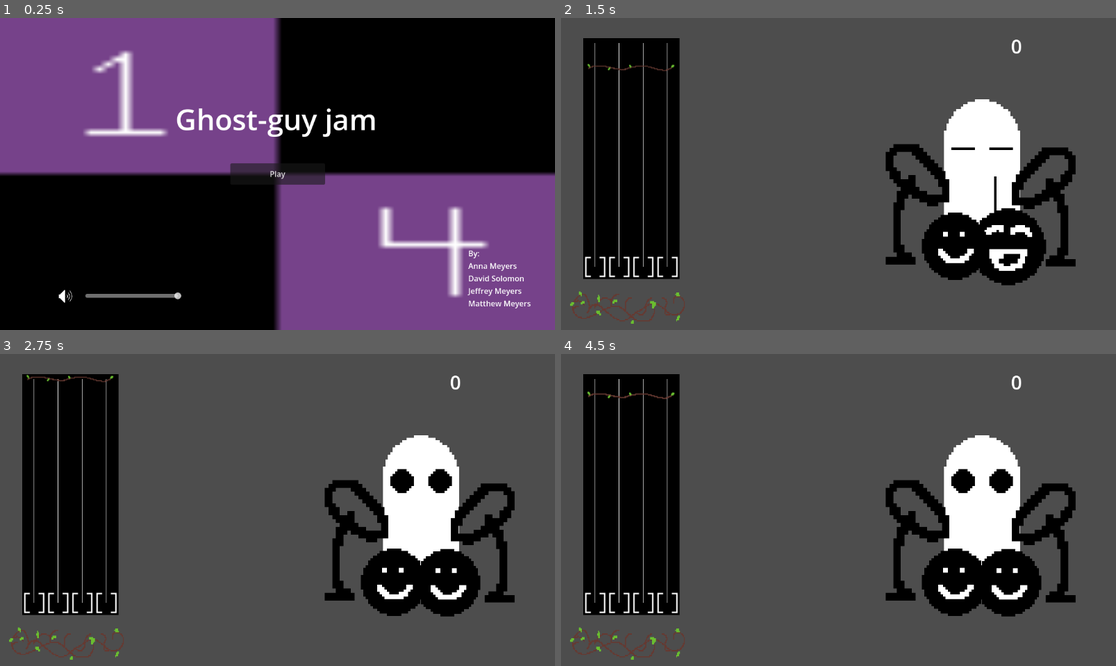
Above: before the commit, frames 1-4 (two rows, left to right).
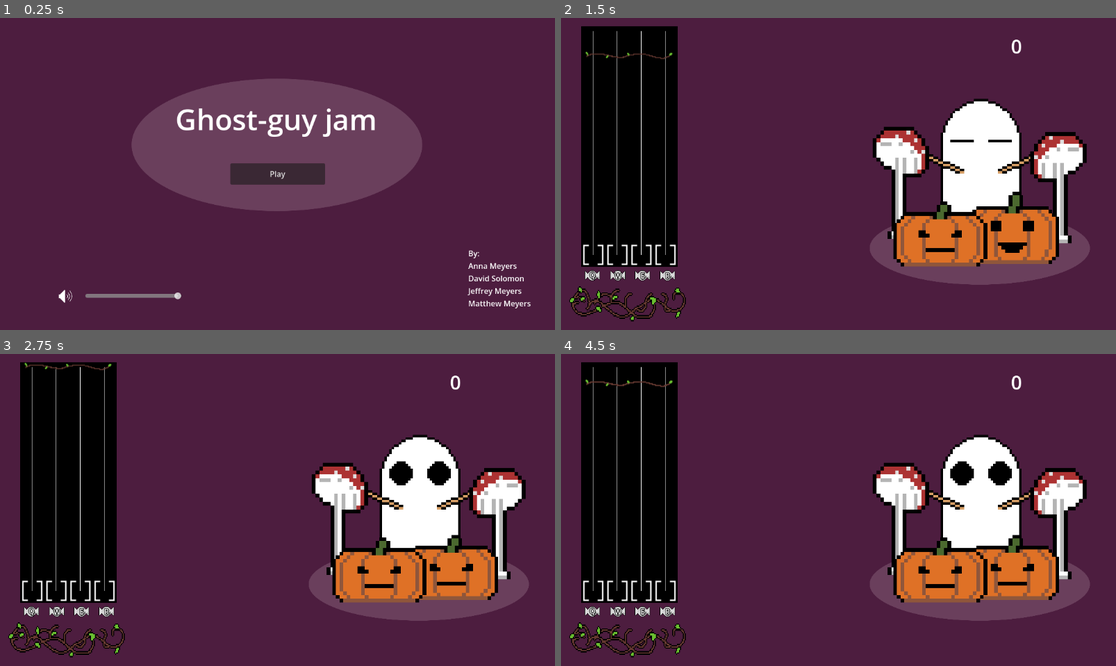
Above: after the commit, the same moments.

Repository: DarthObsidian/Jam
Game: Godot game, scene res://scenes/menu.tscn
Same seed, same stepped clock (60 frames per second), same inputs: the game is played once before the commit and once after it. Sound files missing from this copy of the repository are replaced by a short silence.
Inputs:
- Up to frame 1 (0.25 s): no input
- Up to frame 2 (1.5 s): click "Play" at 0.5 s; hold E (mid-right) from 1.28 s (still down)
- Up to frame 3 (2.75 s): release E (mid-right) at 2.03 s; hold Q (left) from 2.03 s (still down)
- Up to frame 4 (4.5 s): tap Enter at 2.75 s; release Q (left) at 2.78 s; hold E (mid-right) 2.78-4.25 s; click "Play Again" at 4.25 s

The runs differ from the first frame. In frame 1, 98% of the frame differs, in the area x 0-100%, y 0-100%; in frame 2, 84%; in frame 3, 85%; in frame 4, 85%.

Commit message:
programmer art galor!

Diff:
--- a/Note/note.tscn
+++ b/Note/note.tscn
@@ -1,11 +1,11 @@
 [gd_scene load_steps=3 format=3 uid="uid://bmb3es860hw4t"]
 
 [ext_resource type="Script" uid="uid://xg2me61n6ui6" path="res://Note/note.gd" id="1_55dy1"]
-[ext_resource type="Texture2D" uid="uid://dh1d7w7hl3kig" path="res://Track/lane_temp.png" id="2_yhdbu"]
+[ext_resource type="Texture2D" uid="uid://c5141ap3t0epb" path="res://assets/placeholder/candy.png" id="2_yhdbu"]
 
 [node name="Note" type="Node2D"]
 script = ExtResource("1_55dy1")
 
 [node name="Sprite2D" type="Sprite2D" parent="."]
-scale = Vector2(0.4, 0.4)
+texture_filter = 1
 texture = ExtResource("2_yhdbu")
--- a/scenes/combo.tscn
+++ b/scenes/combo.tscn
@@ -1,9 +1,10 @@
-[gd_scene load_steps=6 format=3 uid="uid://brxpg3f45g51v"]
+[gd_scene load_steps=7 format=3 uid="uid://brxpg3f45g51v"]
 
 [ext_resource type="Script" uid="uid://dqri6v76680cf" path="res://scripts/combo.gd" id="1_gyh3u"]
-[ext_resource type="Shader" uid="uid://clypediorq11t" path="res://scenes/comboglow.gdshader" id="2_7gxn2"]
+[ext_resource type="Shader" path="res://scenes/comboglow.gdshader" id="2_7gxn2"]
 [ext_resource type="Texture2D" uid="uid://eov5j6fhndgt" path="res://assets/placeholder/patch.png" id="2_gxr1g"]
-[ext_resource type="Texture2D" uid="uid://cvprq28qtdl2o" path="res://assets/placeholder/pumpkin.png" id="3_7gxn2"]
+[ext_resource type="Texture2D" uid="uid://dv1cvjmpdc0oc" path="res://assets/placeholder/pumpkin_v2.png" id="4_iucsw"]
+[ext_resource type="AudioStream" uid="uid://ca7pdhahugycy" path="res://assets/music/combo_max.wav" id="5_7gxn2"]
 
 [sub_resource type="ShaderMaterial" id="ShaderMaterial_iucsw"]
 shader = ExtResource("2_7gxn2")
@@ -34,7 +35,7 @@
 texture_filter = 1
 position = Vector2(-43, 7.999999)
 scale = Vector2(0.66875, 0.68275005)
-texture = ExtResource("3_7gxn2")
+texture = ExtResource("4_iucsw")
 hframes = 2
 vframes = 2
 
@@ -42,7 +43,7 @@
 texture_filter = 1
 position = Vector2(-19, 4)
 scale = Vector2(0.66875, 0.68275005)
-texture = ExtResource("3_7gxn2")
+texture = ExtResource("4_iucsw")
 hframes = 2
 vframes = 2
 
@@ -50,7 +51,7 @@
 texture_filter = 1
 position = Vector2(13, 4)
 scale = Vector2(0.66875, 0.68275005)
-texture = ExtResource("3_7gxn2")
+texture = ExtResource("4_iucsw")
 hframes = 2
 vframes = 2
 
@@ -58,6 +59,9 @@
 texture_filter = 1
 position = Vector2(42, 6)
 scale = Vector2(0.66875, 0.68275005)
-texture = ExtResource("3_7gxn2")
+texture = ExtResource("4_iucsw")
 hframes = 2
 vframes = 2
+
+[node name="audio" type="AudioStreamPlayer" parent="."]
+stream = ExtResource("5_7gxn2")
--- a/scenes/game.tscn
+++ b/scenes/game.tscn
@@ -1,10 +1,13 @@
-[gd_scene load_steps=14 format=3 uid="uid://b2d4bmi100ubg"]
+[gd_scene load_steps=17 format=3 uid="uid://b2d4bmi100ubg"]
 
 [ext_resource type="PackedScene" uid="uid://huxwpcgu4wdb" path="res://scenes/ghost.tscn" id="1_uwrxv"]
 [ext_resource type="Script" uid="uid://b47s6u2f2s1t0" path="res://scripts/game.gd" id="1_yqjtg"]
 [ext_resource type="AudioStream" uid="uid://beuvs35fax1l1" path="res://assets/music/menu_select.wav" id="2_0tnpc"]
 [ext_resource type="AudioStream" uid="uid://l0c10lghld0v" path="res://assets/music/CozyFallJam.wav" id="2_gee14"]
+[ext_resource type="Texture2D" uid="uid://bmgikxxo1fl6m" path="res://assets/art/Background.png" id="2_kvpfn"]
+[ext_resource type="Texture2D" uid="uid://dbb2g2w5ak7ff" path="res://assets/art/Spotlight.png" id="3_dinhu"]
 [ext_resource type="PackedScene" uid="uid://brxpg3f45g51v" path="res://scenes/combo.tscn" id="3_lnu2h"]
+[ext_resource type="Texture2D" uid="uid://c5141ap3t0epb" path="res://assets/placeholder/candy.png" id="4_kvuet"]
 [ext_resource type="PackedScene" uid="uid://ccduod3a8kegm" path="res://Track/track.tscn" id="4_lbhrr"]
 [ext_resource type="AudioStream" uid="uid://drdk3jgrmmjo3" path="res://assets/music/metronome.wav" id="4_vtaks"]
 [ext_resource type="Script" uid="uid://7jq3k24lsnel" path="res://scripts/song_controller.gd" id="5_iywne"]
@@ -48,6 +51,110 @@
 [node name="Game" type="Node"]
 script = ExtResource("1_yqjtg")
 
+[node name="Background" type="Sprite2D" parent="."]
+position = Vector2(1122, 816.00006)
+scale = Vector2(4.210063, 4.895881)
+texture = ExtResource("2_kvpfn")
+
+[node name="Spotlight" type="Sprite2D" parent="."]
+position = Vector2(869, 478)
+scale = Vector2(0.23888199, 0.21448109)
+texture = ExtResource("3_dinhu")
+
+[node name="Controls" type="Node" parent="."]
+
+[node name="Left" type="Sprite2D" parent="Controls"]
+texture_filter = 1
+position = Vector2(65, 535)
+texture = ExtResource("4_kvuet")
+
+[node name="Label" type="Label" parent="Controls/Left"]
+anchors_preset = 8
+anchor_left = 0.5
+anchor_top = 0.5
+anchor_right = 0.5
+anchor_bottom = 0.5
+offset_left = -35.0
+offset_top = -29.0
+offset_right = 5.0
+offset_bottom = -6.0
+grow_horizontal = 2
+grow_vertical = 2
+theme_override_colors/font_outline_color = Color(0, 0, 0, 1)
+theme_override_constants/outline_size = 5
+text = "Q"
+horizontal_alignment = 1
+vertical_alignment = 1
+
+[node name="Mid-left" type="Sprite2D" parent="Controls"]
+texture_filter = 1
+position = Vector2(118, 535)
+texture = ExtResource("4_kvuet")
+
+[node name="Label" type="Label" parent="Controls/Mid-left"]
+anchors_preset = 8
+anchor_left = 0.5
+anchor_top = 0.5
+anchor_right = 0.5
+anchor_bottom = 0.5
+offset_left = -35.0
+offset_top = -27.0
+offset_right = 5.0
+offset_bottom = -4.0
+grow_horizontal = 2
+grow_vertical = 2
+theme_override_colors/font_outline_color = Color(0, 0, 0, 1)
+theme_override_constants/outline_size = 5
+text = "W"
+horizontal_alignment = 1
+vertical_alignment = 1
+
+[node name="Mid-Right" type="Sprite2D" parent="Controls"]
+texture_filter = 1
+position = Vector2(169, 535)
+texture = ExtResource("4_kvuet")
+
+[node name="Label" type="Label" parent="Controls/Mid-Right"]
+anchors_preset = 8
+anchor_left = 0.5
+anchor_top = 0.5
+anchor_right = 0.5
+anchor_bottom = 0.5
+offset_left = -35.0
+offset_top = -28.0
+offset_right = 5.0
+offset_bottom = -5.0
+grow_horizontal = 2
+grow_vertical = 2
+theme_override_colors/font_outline_color = Color(0, 0, 0, 1)
+theme_override_constants/outline_size = 5
+text = "E"
+horizontal_alignment = 1
+vertical_alignment = 1
+
+[node name="Right" type="Sprite2D" parent="Controls"]
+texture_filter = 1
+position = Vector2(221, 535)
+texture = ExtResource("4_kvuet")
+
+[node name="Label" type="Label" parent="Controls/Right"]
+anchors_preset = 8
+anchor_left = 0.5
+anchor_top = 0.5
+anchor_right = 0.5
+anchor_bottom = 0.5
+offset_left = -35.0
+offset_top = -28.0
+offset_right = 5.0
+offset_bottom = -5.0
+grow_horizontal = 2
+grow_vertical = 2
+theme_override_colors/font_outline_color = Color(0, 0, 0, 1)
+theme_override_constants/outline_size = 5
+text = "R"
+horizontal_alignment = 1
+vertical_alignment = 1
+
 [node name="click" type="AudioStreamPlayer" parent="."]
 stream = ExtResource("2_0tnpc")
 
@@ -58,15 +165,15 @@
 stream = ExtResource("4_vtaks")
 
 [node name="Ghost" parent="." instance=ExtResource("1_uwrxv")]
-position = Vector2(874.00006, 279)
+position = Vector2(872, 288)
 scale = Vector2(5, 5)
 
 [node name="Combo" parent="." instance=ExtResource("3_lnu2h")]
-position = Vector2(139, 600)
+position = Vector2(139, 592)
 scale = Vector2(2, 2)
 
 [node name="Track" parent="." instance=ExtResource("4_lbhrr")]
-position = Vector2(46, 42)
+position = Vector2(42, 17)
 
 [node name="Song" type="Node" parent="." node_paths=PackedStringArray("track", "music_player")]
 script = ExtResource("5_iywne")
--- a/scenes/ghost.tscn
+++ b/scenes/ghost.tscn
@@ -1,36 +1,59 @@
-[gd_scene load_steps=24 format=3 uid="uid://huxwpcgu4wdb"]
+[gd_scene load_steps=29 format=3 uid="uid://huxwpcgu4wdb"]
 
 [ext_resource type="Script" uid="uid://c1ihj6n2gsess" path="res://scripts/ghost.gd" id="1_l5lq6"]
-[ext_resource type="Texture2D" uid="uid://c8et4pbes04gk" path="res://assets/placeholder/body.png" id="1_t76o2"]
 [ext_resource type="Texture2D" uid="uid://tea020vykwi8" path="res://assets/placeholder/eyes.png" id="3_bbnym"]
-[ext_resource type="Texture2D" uid="uid://d2wt1ke48s55u" path="res://assets/placeholder/drum.png" id="4_veat2"]
-[ext_resource type="Texture2D" uid="uid://b4frxwg467tox" path="res://assets/placeholder/cymbol.png" id="5_5mfnq"]
-
-[sub_resource type="AtlasTexture" id="AtlasTexture_lv6vd"]
-atlas = ExtResource("1_t76o2")
+[ext_resource type="Texture2D" uid="uid://p5khds1f1q1o" path="res://assets/placeholder/body_v2.png" id="3_lv6vd"]
+[ext_resource type="Texture2D" uid="uid://umrnwrk3riwd" path="res://assets/placeholder/drum_v2.png" id="4_5mfnq"]
+[ext_resource type="Texture2D" uid="uid://b1j524gs2rhdl" path="res://assets/placeholder/cymbo_v2.png" id="4_lv6vd"]
+
+[sub_resource type="AtlasTexture" id="AtlasTexture_wj1r3"]
+atlas = ExtResource("3_lv6vd")
+region = Rect2(128, 0, 64, 64)
+
+[sub_resource type="AtlasTexture" id="AtlasTexture_seks5"]
+atlas = ExtResource("3_lv6vd")
+region = Rect2(0, 64, 64, 64)
+
+[sub_resource type="AtlasTexture" id="AtlasTexture_wev76"]
+atlas = ExtResource("3_lv6vd")
+region = Rect2(0, 128, 64, 64)
+
+[sub_resource type="AtlasTexture" id="AtlasTexture_68ei1"]
+atlas = ExtResource("3_lv6vd")
+region = Rect2(64, 128, 64, 64)
+
+[sub_resource type="AtlasTexture" id="AtlasTexture_yl51g"]
+atlas = ExtResource("3_lv6vd")
+region = Rect2(128, 128, 64, 64)
+
+[sub_resource type="AtlasTexture" id="AtlasTexture_vbenq"]
+atlas = ExtResource("3_lv6vd")
+region = Rect2(192, 0, 64, 64)
+
+[sub_resource type="AtlasTexture" id="AtlasTexture_bj4ww"]
+atlas = ExtResource("3_lv6vd")
+region = Rect2(64, 64, 64, 64)
+
+[sub_resource type="AtlasTexture" id="AtlasTexture_f8b1n"]
+atlas = ExtResource("3_lv6vd")
+region = Rect2(128, 64, 64, 64)
+
+[sub_resource type="AtlasTexture" id="AtlasTexture_3ittg"]
+atlas = ExtResource("3_lv6vd")
+region = Rect2(0, 0, 64, 64)
+
+[sub_resource type="AtlasTexture" id="AtlasTexture_6jpmw"]
+atlas = ExtResource("3_lv6vd")
 region = Rect2(64, 0, 64, 64)
 
-[sub_resource type="AtlasTexture" id="AtlasTexture_wj1r3"]
-atlas = ExtResource("1_t76o2")
-region = Rect2(128, 0, 64, 64)
-
-[sub_resource type="AtlasTexture" id="AtlasTexture_seks5"]
-atlas = ExtResource("1_t76o2")
-region = Rect2(0, 64, 64, 64)
-
-[sub_resource type="AtlasTexture" id="AtlasTexture_4pqta"]
-atlas = ExtResource("1_t76o2")
-region = Rect2(64, 64, 64, 64)
-
-[sub_resource type="AtlasTexture" id="AtlasTexture_bbnym"]
-atlas = ExtResource("1_t76o2")
-region = Rect2(0, 0, 64, 64)
-
 [sub_resource type="SpriteFrames" id="SpriteFrames_l5lq6"]
 animations = [{
 "frames": [{
 "duration": 1.0,
-"texture": SubResource("AtlasTexture_lv6vd")
+"texture": SubResource("AtlasTexture_wj1r3")
+}, {
+"duration": 1.0,
+"texture": SubResource("AtlasTexture_seks5")
 }],
 "loop": false,
 "name": &"hitLeft",
@@ -38,35 +61,47 @@
 }, {
 "frames": [{
 "duration": 1.0,
-"texture": SubResource("AtlasTexture_wj1r3")
+"texture": SubResource("AtlasTexture_wev76")
+}, {
+"duration": 1.0,
+"texture": SubResource("AtlasTexture_68ei1")
 }],
 "loop": false,
 "name": &"hitMidLeft",
-"speed": 5.0
-}, {
-"frames": [{
-"duration": 1.0,
-"texture": SubResource("AtlasTexture_seks5")
+"speed": 10.0
+}, {
+"frames": [{
+"duration": 1.0,
+"texture": SubResource("AtlasTexture_yl51g")
+}, {
+"duration": 1.0,
+"texture": SubResource("AtlasTexture_vbenq")
 }],
 "loop": false,
 "name": &"hitMidRight",
-"speed": 5.0
-}, {
-"frames": [{
-"duration": 1.0,
-"texture": SubResource("AtlasTexture_4pqta")
+"speed": 10.0
+}, {
+"frames": [{
+"duration": 1.0,
+"texture": SubResource("AtlasTexture_bj4ww")
+}, {
+"duration": 1.0,
+"texture": SubResource("AtlasTexture_f8b1n")
 }],
 "loop": false,
 "name": &"hitRight",
-"speed": 5.0
-}, {
-"frames": [{
-"duration": 1.0,
-"texture": SubResource("AtlasTexture_bbnym")
-}],
-"loop": true,
-"name": &"idle",
-"speed": 5.0
+"speed": 10.0
+}, {
+"frames": [{
+"duration": 1.0,
+"texture": SubResource("AtlasTexture_3ittg")
+}, {
+"duration": 1.0,
+"texture": SubResource("AtlasTexture_6jpmw")
+}],
+"loop": true,
+"name": &"idle",
+"speed": 2.0
 }]
 
 [sub_resource type="AtlasTexture" id="AtlasTexture_5mfnq"]
@@ -120,12 +155,46 @@
 "speed": 5.0
 }]
 
+[sub_resource type="AtlasTexture" id="AtlasTexture_8ky03"]
+atlas = ExtResource("4_lv6vd")
+region = Rect2(32, 0, 32, 32)
+
+[sub_resource type="AtlasTexture" id="AtlasTexture_c10vd"]
+atlas = ExtResource("4_lv6vd")
+region = Rect2(0, 32, 32, 32)
+
+[sub_resource type="AtlasTexture" id="AtlasTexture_uehw0"]
+atlas = ExtResource("4_lv6vd")
+region = Rect2(0, 0, 32, 32)
+
+[sub_resource type="SpriteFrames" id="SpriteFrames_pe3fk"]
+animations = [{
+"frames": [{
+"duration": 1.0,
+"texture": SubResource("AtlasTexture_8ky03")
+}, {
+"duration": 1.0,
+"texture": SubResource("AtlasTexture_c10vd")
+}],
+"loop": false,
+"name": &"hit",
+"speed": 5.0
+}, {
+"frames": [{
+"duration": 1.0,
+"texture": SubResource("AtlasTexture_uehw0")
+}],
+"loop": true,
+"name": &"idle",
+"speed": 5.0
+}]
+
 [sub_resource type="AtlasTexture" id="AtlasTexture_ok4sd"]
-atlas = ExtResource("4_veat2")
+atlas = ExtResource("4_5mfnq")
 region = Rect2(32, 0, 32, 32)
 
 [sub_resource type="AtlasTexture" id="AtlasTexture_o57ao"]
-atlas = ExtResource("4_veat2")
+atlas = ExtResource("4_5mfnq")
 region = Rect2(0, 0, 32, 32)
 
 [sub_resource type="SpriteFrames" id="SpriteFrames_8ky03"]
@@ -141,40 +210,6 @@
 "frames": [{
 "duration": 1.0,
 "texture": SubResource("AtlasTexture_o57ao")
-}],
-"loop": true,
-"name": &"idle",
-"speed": 5.0
-}]
-
-[sub_resource type="AtlasTexture" id="AtlasTexture_8ky03"]
-atlas = ExtResource("5_5mfnq")
-region = Rect2(32, 0, 32, 32)
-
-[sub_resource type="AtlasTexture" id="AtlasTexture_c10vd"]
-atlas = ExtResource("5_5mfnq")
-region = Rect2(0, 32, 32, 32)
-
-[sub_resource type="AtlasTexture" id="AtlasTexture_uehw0"]
-atlas = ExtResource("5_5mfnq")
-region = Rect2(0, 0, 32, 32)
-
-[sub_resource type="SpriteFrames" id="SpriteFrames_pe3fk"]
-animations = [{
-"frames": [{
-"duration": 1.0,
-"texture": SubResource("AtlasTexture_8ky03")
-}, {
-"duration": 1.0,
-"texture": SubResource("AtlasTexture_c10vd")
-}],
-"loop": false,
-"name": &"hit",
-"speed": 5.0
-}, {
-"frames": [{
-"duration": 1.0,
-"texture": SubResource("AtlasTexture_uehw0")
 }],
 "loop": true,
 "name": &"idle",
@@ -186,42 +221,42 @@
 
 [node name="body" type="AnimatedSprite2D" parent="."]
 texture_filter = 1
-position = Vector2(0, 10)
+position = Vector2(0, 7)
 scale = Vector2(0.986, 1)
 sprite_frames = SubResource("SpriteFrames_l5lq6")
 animation = &"idle"
 
 [node name="eyes" type="AnimatedSprite2D" parent="body"]
 texture_filter = 1
-position = Vector2(0, -11)
+position = Vector2(0, -13)
 sprite_frames = SubResource("SpriteFrames_5mfnq")
 animation = &"idle"
 
-[node name="drum_right" type="AnimatedSprite2D" parent="."]
-texture_filter = 1
-position = Vector2(10.88147, 39.239998)
-scale = Vector2(0.986, 1)
-sprite_frames = SubResource("SpriteFrames_8ky03")
-animation = &"idle"
-
-[node name="drum_left" type="AnimatedSprite2D" parent="."]
-texture_filter = 1
-position = Vector2(-11.223999, 39)
-scale = Vector2(0.986, 1)
-sprite_frames = SubResource("SpriteFrames_8ky03")
-animation = &"idle"
-
 [node name="cymbol_right" type="AnimatedSprite2D" parent="."]
 texture_filter = 1
-position = Vector2(28, 22.000002)
+position = Vector2(32.89453, 13.760008)
 scale = Vector2(1.5555001, 1.59375)
 sprite_frames = SubResource("SpriteFrames_pe3fk")
 animation = &"idle"
 
 [node name="cymbol_left" type="AnimatedSprite2D" parent="."]
 texture_filter = 1
-position = Vector2(-29.105469, 20.760002)
-rotation = 3.1415927
+position = Vector2(-34.10547, 11.760004)
+rotation = -3.1415925
 scale = Vector2(1.555908, -1.61)
 sprite_frames = SubResource("SpriteFrames_pe3fk")
 animation = &"idle"
+
+[node name="drum_right" type="AnimatedSprite2D" parent="."]
+texture_filter = 1
+position = Vector2(13, 34)
+scale = Vector2(1.5, 1.5)
+sprite_frames = SubResource("SpriteFrames_8ky03")
+animation = &"idle"
+
+[node name="drum_left" type="AnimatedSprite2D" parent="."]
+texture_filter = 1
+position = Vector2(-17, 35)
+scale = Vector2(1.5, 1.5)
+sprite_frames = SubResource("SpriteFrames_8ky03")
+animation = &"idle"
--- a/scenes/menu.tscn
+++ b/scenes/menu.tscn
@@ -1,8 +1,9 @@
-[gd_scene load_steps=9 format=3 uid="uid://duspu8ehigddu"]
+[gd_scene load_steps=10 format=3 uid="uid://duspu8ehigddu"]
 
 [ext_resource type="Script" uid="uid://p2p7j308ej4a" path="res://scripts/menu.gd" id="1_13sgg"]
-[ext_resource type="Texture2D" uid="uid://oacrncsqprgt" path="res://assets/test.png" id="1_yqeox"]
+[ext_resource type="Texture2D" uid="uid://bmgikxxo1fl6m" path="res://assets/art/Background.png" id="2_i6lef"]
 [ext_resource type="Script" uid="uid://qyr74nq3bmf8" path="res://scripts/play_button.gd" id="2_vjb58"]
+[ext_resource type="Texture2D" uid="uid://dbb2g2w5ak7ff" path="res://assets/art/Spotlight.png" id="3_70i5f"]
 [ext_resource type="Texture2D" uid="uid://bdlae8xl7vwaq" path="res://assets/placeholder/volume.png" id="3_con2f"]
 [ext_resource type="AudioStream" uid="uid://brapiai3i5dr6" path="res://assets/music/menu_scroll.wav" id="3_v86rl"]
 [ext_resource type="Script" uid="uid://df5mfubutms13" path="res://scripts/volume.gd" id="4_mhnvy"]
@@ -25,7 +26,24 @@
 
 [node name="Background" type="TextureRect" parent="CanvasLayer/AspectRatioContainer"]
 layout_mode = 2
-texture = ExtResource("1_yqeox")
+texture = ExtResource("2_i6lef")
+expand_mode = 1
+
+[node name="TextureRect" type="TextureRect" parent="CanvasLayer/AspectRatioContainer/Background"]
+layout_mode = 1
+anchors_preset = 8
+anchor_left = 0.5
+anchor_top = 0.5
+anchor_right = 0.5
+anchor_bottom = 0.5
+offset_left = -306.0
+offset_top = -204.99997
+offset_right = 303.0
+offset_bottom = 84.00003
+grow_horizontal = 2
+grow_vertical = 2
+texture = ExtResource("3_70i5f")
+expand_mode = 1
 
 [node name="Title" type="Label" parent="CanvasLayer/AspectRatioContainer/Background"]
 layout_mode = 1
--- a/scripts/combo.gd
+++ b/scripts/combo.gd
@@ -32,6 +32,9 @@
 		pumpkins[currentIndex].frame += 1
 	currentStep += 1
 	set_glow_strength()
+	if currentIndex >= pumpkins.size() - 1 and currentStep == step:
+		$audio.play()
+
 
 func add_perfect_combo() -> void:
 	add_combo()
@@ -49,6 +52,7 @@
 
 func get_combo_multiplyer() -> int:
 	return currentIndex + 2 if currentStep == 4 else currentIndex + 1
+
 
 func set_glow_strength() -> void:
 	if(currentStep >= pumpkins.size()):
--- a/scripts/game.gd
+++ b/scripts/game.gd
@@ -87,6 +87,7 @@
 func _reset() -> void:
 	metronomeLoopCount = 0
 	$Metronome.play()
+	$Ghost.play_idle()
 	$Song.load_song()
 	gameOver = false
 	gameOverPanel.position.y = get_viewport().get_visible_rect().size.y
Binary file added: assets/art/Background.png
Not shown, added: assets/art/Background.png.import
Binary file added: assets/art/Spotlight.png
Not shown, changed: assets/art/Spotlight.png.import
Not shown, added: assets/music/combo_max.wav.import
Binary file removed: assets/placeholder/body.png
Binary file added: assets/placeholder/body_v2.png
Not shown, added: assets/placeholder/body_v2.png.import
Binary file added: assets/placeholder/candy.png
Not shown, added: assets/placeholder/candy.png.import
Binary file added: assets/placeholder/cymbo_v2.png
Not shown, changed: assets/placeholder/cymbo_v2.png.import
(and 9 more such lines)
